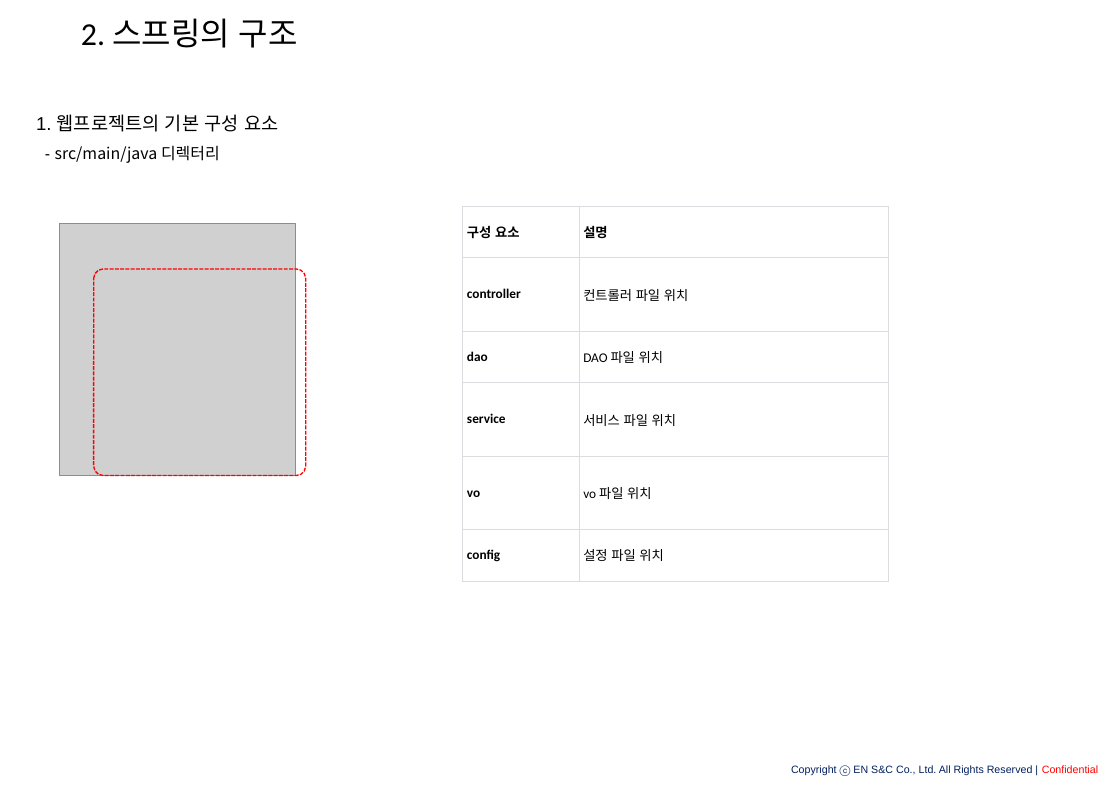
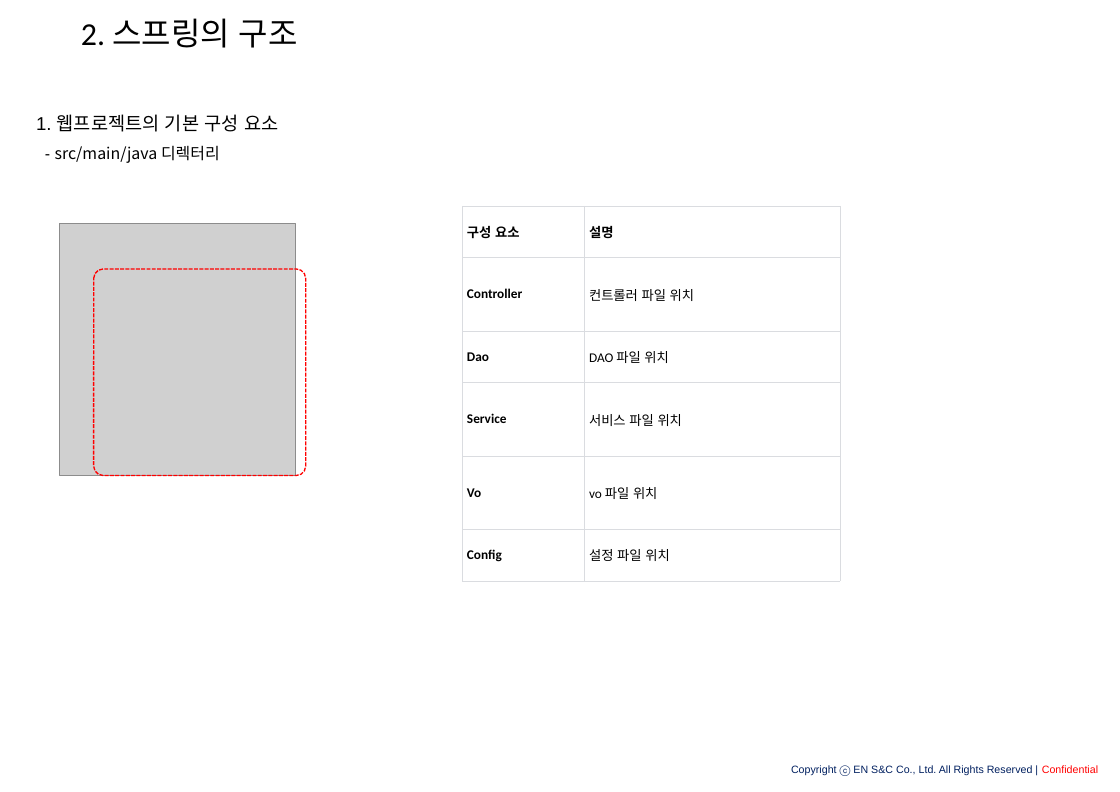
Before and after one commit to eongss/testproject, a slide deck: slide 7 of 스프링의 구조.pptx. Drawn at 1120x792 pixels with LibreOffice and Linux fonts; fonts in the diff are those of the drawing; grey boxes stand for pictures; background and template pictures are left out. Boxes give left, top, right and bottom in pixels: in the first picture for what was removed or moved away, otherwise in the second. Text is boxed around its words. In the diff, an @@ line names an element or a change of style, - is before the commit and + after.

```diff
--- a/스프링의 구조.pptx
+++ b/스프링의 구조.pptx
@@ table at [463, 206, 840, 581] @@
-row 2, column 1: controller
+row 2, column 1: Controller
-row 3, column 1: dao
+row 3, column 1: Dao
-row 4, column 1: service
+row 4, column 1: Service
-row 5, column 1: vo
+row 5, column 1: Vo
-row 6, column 1: config
+row 6, column 1: Config
@@ table: place and size @@
-table at [463, 206, 888, 581]
+table at [463, 206, 840, 581]
```
Also in this commit, not shown: 1 slide added, 1 other file.
